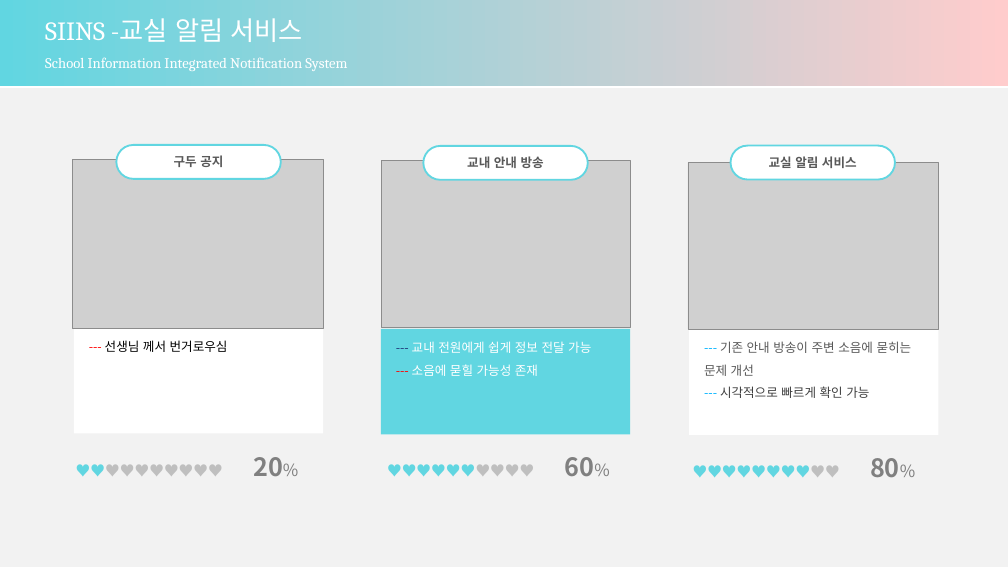
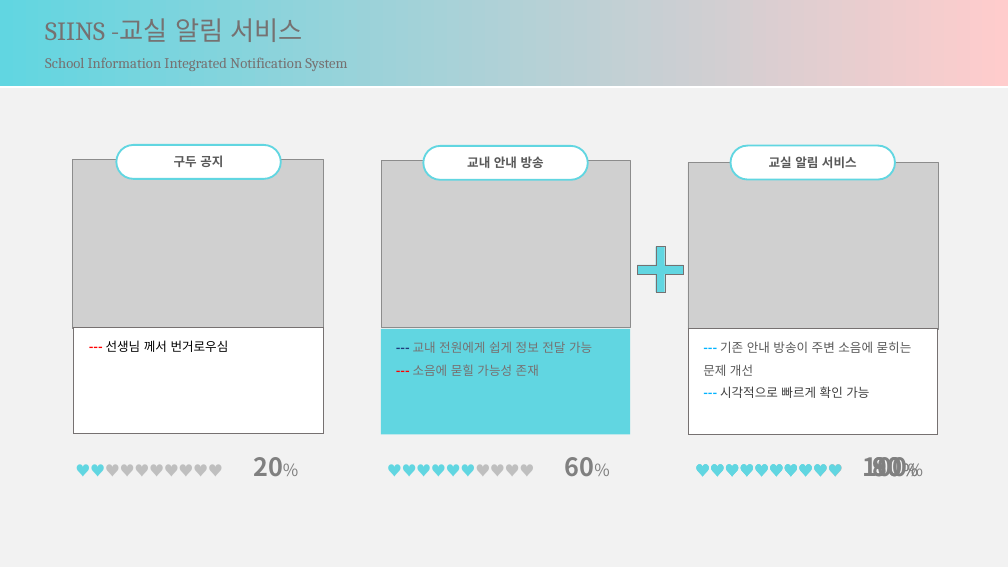
Before and after one commit to dongcheolpark/SIINS, a slide deck: slide 4 of ppt/인창컴퓨터동아리.pptx. Drawn at 1008x567 pixels with LibreOffice and Linux fonts; fonts in the diff are those of the drawing; grey boxes stand for pictures. Boxes give left, top, right and bottom in pixels: in the first picture for what was removed or moved away, otherwise in the second. Text is boxed around its words. In the diff, an @@ line names an element or a change of style, - is before the commit and + after.

Commit message:
ppt

```diff
--- a/ppt/인창컴퓨터동아리.pptx
+++ b/ppt/인창컴퓨터동아리.pptx
@@ rectangle "SIINS -교실 알림 서비스" at [0,0,1008,85]: text colour #FFFFFF to #767171 @@
@@ plus sign added at [629,238,691,300], fill #61D6E1, outline #767171 0.25 pt @@
@@ round same rect "--- 선생님 께서 번거로우심" at [74,327,324,433]: bold on in "---"; outline none to #767171 1 pt @@
@@ round same rect "--- 교내 전원에게 쉽게 정보 ..." at [381,329,631,434]: text colour #FFFFFF to #767171 in "교내 전원에게 쉽게 정보 전달 가능", "소음에 묻힐 가능성 존재"; bold on in "---", "---" @@
@@ round same rect "--- 기존 안내 방송이 주변 ..." at [689,329,938,435]: bold on in "---", "---"; outline none to #767171 1 pt @@
@@ text "♥♥♥♥♥♥♥♥♥♥ 80%" rewrapped from [870,458,900,477] to [873,450,903,483] @@
@@ text added at [863,457,908,477], 14 pt, text #61D6E1, bold @@
+♥♥♥♥♥♥♥♥♥♥ 100%
@@ text added at [873,450,903,483], 14 pt, text #61D6E1, bold @@
+♥♥♥♥♥♥♥♥♥♥ 90%
```
Also in this commit, not shown: 7 other slides changed, 1 other file.
